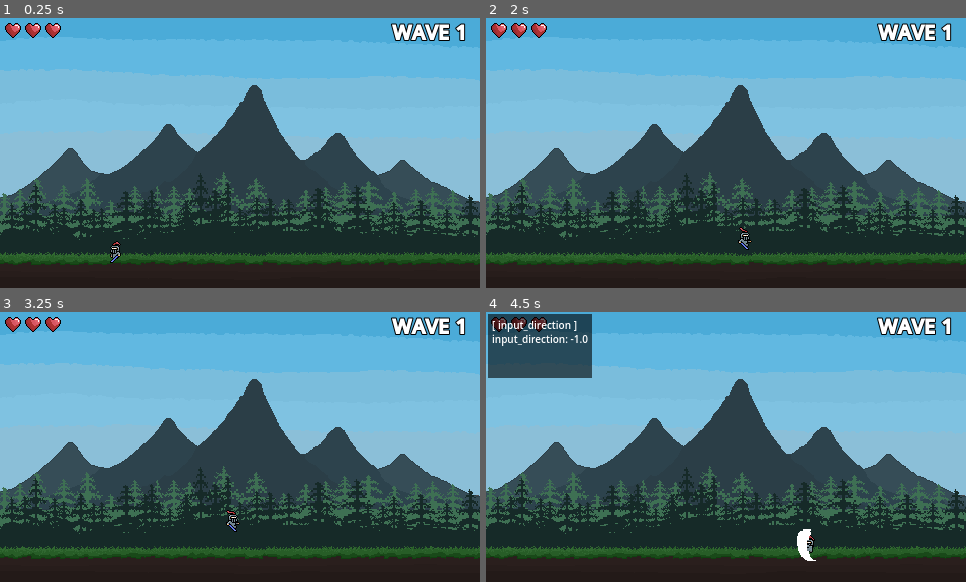
Above: before the commit, frames 1-4 (two rows, left to right).
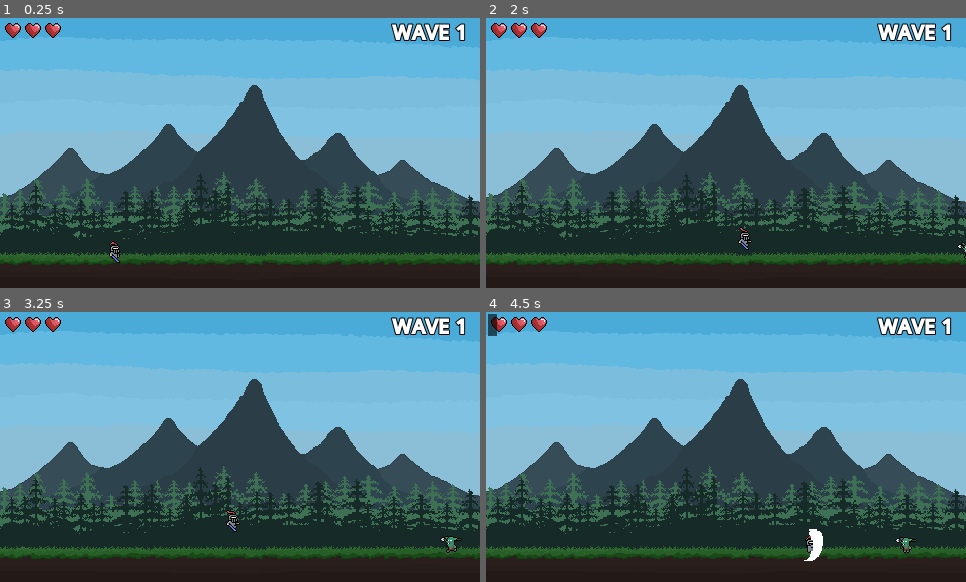
Above: after the commit, the same moments.

Repository: RadoslawG123/WavesOfMonsters
Game: Godot game, scene res://Scenes/main.tscn
Same seed, same stepped clock (60 frames per second), same inputs: the game is played once before the commit and once after it.
Inputs:
- Up to frame 1 (0.25 s): no input
- Up to frame 2 (2 s): hold D (Right, bound only before the commit) from 0.53 s (still down); tap Space (Attack) at 0.6, 1.35 s; tap W (Jump) at 0.77, 1.52 s
- Up to frame 3 (3.25 s): release D (Right, bound only before the commit) at 2.03 s; hold A (Left, bound only before the commit) 2.03-2.78 s; tap Space (Attack) at 2.1, 2.85 s; hold D (Right, bound only before the commit) from 2.78 s (still down); tap W (Jump) at 3.02 s
- Up to frame 4 (4.5 s): tap Space (Attack) at 3.6, 4.35 s; tap W (Jump) at 3.77 s; tap / (DebugOverlay) at 4.15 s; release D (Right, bound only before the commit) at 4.28 s; hold A (Left, bound only before the commit) from 4.28 s (still down)

The runs differ from the first frame. In frame 1, 0.1% of the frame differs, in the area x 22-26%, y 82-91%; in frame 2, less than 0.1%; in frame 3, 0.1%; in frame 4, 5.6%, in the area x 0-90%, y 0-93%.

Commit message:
Add turning mechanics to player. Add village hitbox and enemies die after entering the village hitbox.

Diff:
--- a/Scenes/Enemies/Bat.tscn
+++ b/Scenes/Enemies/Bat.tscn
@@ -161,7 +161,7 @@
 speed_scale = 4.0
 
 [node name="Hurtbox" parent="." unique_id=1952516124 node_paths=PackedStringArray("sprite", "enemy_body") instance=ExtResource("3_4bhup")]
-collision_mask = 40
+collision_mask = 104
 sprite = NodePath("../AnimatedSprite2D")
 enemy_body = NodePath("..")
 
--- a/Scenes/Enemies/Slime.tscn
+++ b/Scenes/Enemies/Slime.tscn
@@ -378,7 +378,7 @@
 
 [node name="Hurtbox" parent="." unique_id=1952516124 node_paths=PackedStringArray("sprite", "enemy_body") instance=ExtResource("5_jus8j")]
 visible = false
-collision_mask = 40
+collision_mask = 104
 sprite = NodePath("../AnimatedSprite2D")
 enemy_body = NodePath("..")
 
--- a/Scenes/Enemies/SpearGoblin.tscn
+++ b/Scenes/Enemies/SpearGoblin.tscn
@@ -437,7 +437,7 @@
 shape = SubResource("RectangleShape2D_vhguj")
 
 [node name="Hurtbox" parent="." unique_id=1952516124 node_paths=PackedStringArray("sprite", "enemy_body") instance=ExtResource("4_f3wi3")]
-collision_mask = 40
+collision_mask = 104
 sprite = NodePath("../Animation")
 enemy_body = NodePath("..")
 
--- /dev/null
+++ b/Scenes/Others/village.tscn
@@ -0,0 +1,13 @@
+[gd_scene format=3 uid="uid://1yffxgfqptvt"]
+
+[sub_resource type="RectangleShape2D" id="RectangleShape2D_r1vj8"]
+size = Vector2(20, 70)
+
+[node name="Village" type="Area2D" unique_id=1524862778 groups=["Village"]]
+collision_layer = 64
+collision_mask = 2
+
+[node name="CollisionShape2D" type="CollisionShape2D" parent="." unique_id=1758130781]
+position = Vector2(0, -25)
+shape = SubResource("RectangleShape2D_r1vj8")
+debug_color = Color(0.8811212, 0.104575716, 0.7783963, 0.41960785)
--- a/Scenes/Universal/hurtbox.tscn
+++ b/Scenes/Universal/hurtbox.tscn
@@ -14,4 +14,5 @@
 wait_time = 0.06
 ignore_time_scale = true
 
+[connection signal="area_entered" from="." to="." method="_on_village_enemy_entered"]
 [connection signal="timeout" from="HitStopTimer" to="." method="_on_hit_stop_timer_timeout"]
--- a/Scenes/main.tscn
+++ b/Scenes/main.tscn
@@ -3,6 +3,7 @@
 [ext_resource type="Texture2D" uid="uid://cch4fp8ctssn3" path="res://Assets/Background/Background_v2.png" id="2_21xkr"]
 [ext_resource type="Texture2D" uid="uid://6o150dfsk3bf" path="res://Assets/Tileset/GrassLand/Terrain/Grassland_Terrain_47Tiles.png" id="3_jjvhh"]
 [ext_resource type="PackedScene" uid="uid://dxej5w0j47va1" path="res://Scenes/Player/Player.tscn" id="4_kry3j"]
+[ext_resource type="PackedScene" uid="uid://1yffxgfqptvt" path="res://Scenes/Others/village.tscn" id="6_6bp64"]
 [ext_resource type="PackedScene" uid="uid://bj1bs61eh85y4" path="res://Scenes/Others/monster_generator.tscn" id="6_21xkr"]
 [ext_resource type="AudioStream" uid="uid://dnjnobqhmqxx6" path="res://Assets/Audio/WOF_v1.mp3" id="7_6bp64"]
 
@@ -137,4 +138,7 @@
 z_index = 1
 position = Vector2(115, 226)
 
+[node name="Village" parent="." unique_id=1524862778 instance=ExtResource("6_6bp64")]
+position = Vector2(-10, 222)
+
 [connection signal="wave_ended" from="MonsterGenerator" to="MonsterGenerator" method="_on_wave_ended"]
--- a/Scripts/Others/monster_generator.gd
+++ b/Scripts/Others/monster_generator.gd
@@ -26,7 +26,7 @@
 
 ## Called when the node enters the scene tree for the first time.
 func _ready() -> void:
-	wave_enemies = {slime: 3}
+	wave_enemies = {slime: 2, spear_goblin: 1, bat: 2}
 	spawn_colldawn.start()
 	count_enemies()
 
--- a/Scripts/Player/player.gd
+++ b/Scripts/Player/player.gd
@@ -32,7 +32,9 @@
 var is_attacking := false
 var attack_combo := false
 var active_state := STATE.FALL
-var input_direction: float
+var input_direction_move: float
+var input_direction_turn_raw := 1.0
+var input_direction_turn := 1.0
 var y_velocity_shelf: float
 
 
@@ -84,7 +86,7 @@
 
 		STATE.FLOOR:
 			if not is_attacking:
-				if Input.get_axis("Left", "Right"):
+				if Input.get_axis("LeftMove", "RightMove"):
 					animation_player.play("Walk")
 				else:
 					animation_player.play("Idle")
@@ -121,14 +123,18 @@
 
 ## Handle Movement
 func handle_movement() -> void:
-	input_direction = signf(Input.get_axis("Left", "Right"))
-	DebugOverlay.add_stat("input_direction", "input_direction", input_direction)
-	if input_direction:
-		player_animation.flip_h = input_direction > 0
+	input_direction_move = signf(Input.get_axis("LeftMove", "RightMove"))
+	input_direction_turn_raw = Input.get_axis("LeftTurn", "RightTurn")
+
+	if input_direction_turn_raw != 0.0:
+		input_direction_turn = signf(input_direction_turn_raw)
+
+	if input_direction_move or input_direction_turn:
+		player_animation.flip_h = input_direction_turn > 0
 
 		# Turn hitboxes to player direction
-		sword_cut_line_1.scale.x = -input_direction * abs(sword_cut_line_1.scale.x)
-		sword_cut_line_2.scale.x = -input_direction * abs(sword_cut_line_1.scale.x)
+		sword_cut_line_1.scale.x = -input_direction_turn * abs(sword_cut_line_1.scale.x)
+		sword_cut_line_2.scale.x = -input_direction_turn * abs(sword_cut_line_1.scale.x)
 		if player_animation.flip_h:
 			sword_cut_line_1.position.x = 5.0
 			sword_cut_line_2.position.x = 2.0
@@ -136,7 +142,7 @@
 			sword_cut_line_1.position.x = -5.0
 			sword_cut_line_2.position.x = -2.0
 
-	velocity.x = input_direction * X_VELOCITY
+	velocity.x = input_direction_move * X_VELOCITY
 
 ## Handle Attack
 func handle_attack() -> void:
--- a/Scripts/Universal/Hurtbox.gd
+++ b/Scripts/Universal/Hurtbox.gd
@@ -111,10 +111,15 @@
 	owner.X_VELOCITY = X_VELOCITY_shelf
 	enemy_body.set_collision_layer_value(2, true)
 
+func _on_village_enemy_entered(area: Area2D) -> void:
+	if area.is_in_group("Village"):
+		die()
+
 ## When HitStopTimer ends turn on normal time_scale and reset camera offset
 func _on_hit_stop_timer_timeout() -> void:
 	Engine.time_scale = 1.0
 	camera.offset = Vector2(0.0,0.0)
+
 
 ######################################### Player hitbox functions #########################################
 
--- a/default_bus_layout.tres
+++ b/default_bus_layout.tres
@@ -9,6 +9,9 @@
 [sub_resource type="AudioEffectFilter" id="AudioEffectFilter_j3pel"]
 resource_name = "Filter"
 
+[sub_resource type="AudioEffectChorus" id="AudioEffectChorus_j3pel"]
+resource_name = "Chorus"
+
 [resource]
 bus/0/effect/0/effect = SubResource("AudioEffectStereoEnhance_j3pel")
 bus/0/effect/0/enabled = true
@@ -16,3 +19,5 @@
 bus/0/effect/1/enabled = true
 bus/0/effect/2/effect = SubResource("AudioEffectFilter_j3pel")
 bus/0/effect/2/enabled = true
+bus/0/effect/3/effect = SubResource("AudioEffectChorus_j3pel")
+bus/0/effect/3/enabled = false
--- a/project.godot
+++ b/project.godot
@@ -49,6 +49,7 @@
 Spear=""
 Camera=""
 MonsterGenerator=""
+Village=""
 
 [input]
 
@@ -58,16 +59,14 @@
 , Object(InputEventKey,"resource_local_to_scene":false,"resource_name":"","device":-1,"window_id":0,"alt_pressed":false …(186 unchanged characters)…
 ]
 }
-Left={
+LeftMove={
 "deadzone": 0.2,
 "events": [Object(InputEventKey,"resource_local_to_scene":false,"resource_name":"","device":-1,"window_id":0,"alt_press …(191 unchanged characters)…
-, Object(InputEventKey,"resource_local_to_scene":false,"resource_name":"","device":-1,"window_id":0,"alt_pressed":false,"shift_pressed":false,"ctrl_pressed":false,"meta_pressed":false,"pressed":false,"keycode":0,"physical_keycode":4194319,"key_label":0,"unicode":0,"location":0,"echo":false,"script":null)
 ]
 }
-Right={
+RightMove={
 "deadzone": 0.2,
 "events": [Object(InputEventKey,"resource_local_to_scene":false,"resource_name":"","device":-1,"window_id":0,"alt_press …(192 unchanged characters)…
-, Object(InputEventKey,"resource_local_to_scene":false,"resource_name":"","device":-1,"window_id":0,"alt_pressed":false,"shift_pressed":false,"ctrl_pressed":false,"meta_pressed":false,"pressed":false,"keycode":0,"physical_keycode":4194321,"key_label":0,"unicode":0,"location":0,"echo":false,"script":null)
 ]
 }
 DebugOverlay={
@@ -85,6 +84,16 @@
 "events": [Object(InputEventKey,"resource_local_to_scene":false,"resource_name":"","device":-1,"window_id":0,"alt_press …(192 unchanged characters)…
 ]
 }
+LeftTurn={
+"deadzone": 0.2,
+"events": [Object(InputEventKey,"resource_local_to_scene":false,"resource_name":"","device":-1,"window_id":0,"alt_pressed":false,"shift_pressed":false,"ctrl_pressed":false,"meta_pressed":false,"pressed":false,"keycode":0,"physical_keycode":4194319,"key_label":0,"unicode":0,"location":0,"echo":false,"script":null)
+]
+}
+RightTurn={
+"deadzone": 0.2,
+"events": [Object(InputEventKey,"resource_local_to_scene":false,"resource_name":"","device":-1,"window_id":0,"alt_pressed":false,"shift_pressed":false,"ctrl_pressed":false,"meta_pressed":false,"pressed":false,"keycode":0,"physical_keycode":4194321,"key_label":0,"unicode":0,"location":0,"echo":false,"script":null)
+]
+}
 
 [layer_names]
 
@@ -94,6 +103,7 @@
 2d_physics/layer_4="Player_Hitbox"
 2d_physics/layer_5="Enemy_Hurtbox"
 2d_physics/layer_6="Spear"
+2d_physics/layer_7="Village"
 
 [physics]
 
